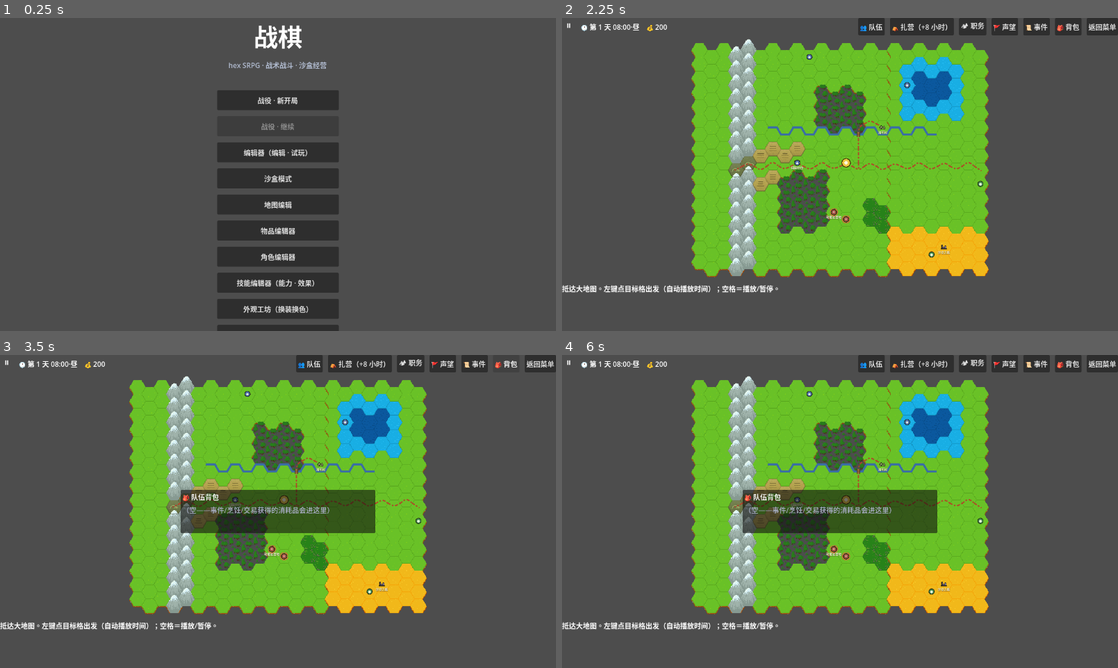
Above: before the commit, frames 1-4 (two rows, left to right).
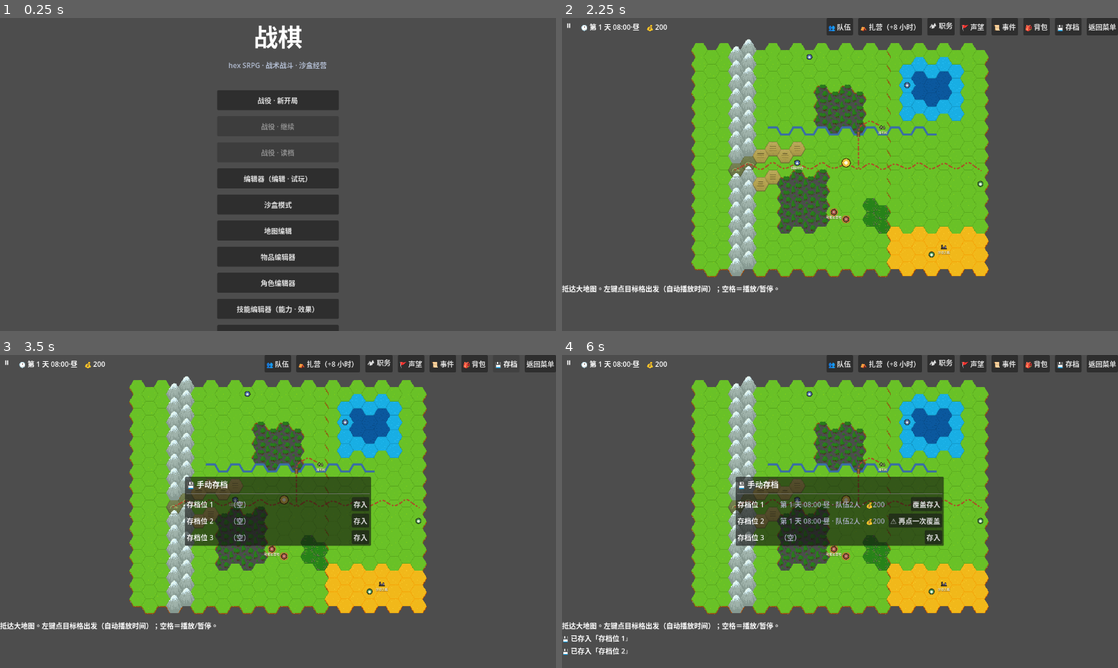
Above: after the commit, the same moments.

Repository: PileErico/SRPG
Game: Godot game, scene res://StartMenu.tscn
Same seed, same stepped clock (60 frames per second), same inputs: the game is played once before the commit and once after it.
Inputs (mouse positions are in pixels of both pictures, inside the frame that each line leads up to):
- Up to frame 1 (0.25 s): no input
- Up to frame 2 (2.25 s): click "战役 · 新开局" at 0.5 s; click "返回菜单" at 1.25 s; click "战役 · 继续" at 2 s
- Up to frame 3 (3.5 s): click (505, 364) at 2.75 s, where only the run after the commit has a clickable "💾 存档"
- Up to frame 4 (6 s): click (923, 505) at 3.5 s, where only the run after the commit has a clickable "存入"; click (917, 505) at 4.25 s, where only the run after the commit has a clickable "覆盖存入"; click (934, 520) at 5 s, where only the run after the commit has a clickable "存入"; click (917, 520) at 5.75 s, where only the run after the commit has a clickable "覆盖存入"

The runs differ from the first frame. In frame 1, 1.0% of the frame differs, in the area x 42-57%, y 42-95%; in frame 2, 0.8%; in frame 3, 4.7%; in frame 4, 6.0%, in the area x 0-93%, y 0-96%.

Commit message:
feat(存档): 手动存档+多槽位 + 原子写/损坏回退（技改提案波B-4 兑现）
SaveIO：
- 原子写：.tmp → 旧档转 .bak（一级回滚）→ rename 顶正位——写一半崩电/崩进程
  正档或 .bak 至少一份完好，「继续战役」永不因半截 JSON 变灰
- load_campaign 主档缺失/损坏自动回退 .bak（响亮警告）；delete_slot 连 .bak 清
- MANUAL_SLOTS（save1~3 单一源）+ slot_info 速览（clock/party/gold/ironman，
  不构建 WorldState 直读 JSON 键）
UI：
- Overworld 顶栏「💾 存档」面板：每槽速览（第N天·队伍X人·💰Z）+ 占用槽两段
  确认覆盖；铁人模式禁手动（仅自动档）；自动存档路径不变
- StartMenu「战役 · 读档」：自动档+手动槽列速览逐行读取；「继续」仍读自动档

新测试 test_saveio.gd（第 40 套）：首存无 bak/重存产生 bak/主档写坏回退读旧版/
无 tmp 残留/删槽连清/槽位单一源；40/40 全绿 + 三场景冒烟干净。

Co-Authored-By: Claude Fable 5 <noreply@anthropic.com>

Diff:
--- a/Overworld.gd
+++ b/Overworld.gd
@@ -858,6 +858,10 @@
 	bag_b.text = "🎒 背包"
 	bag_b.pressed.connect(_open_inventory_panel)
 	top.add_child(bag_b)
+	var save_b := Button.new()
+	save_b.text = "💾 存档"
+	save_b.pressed.connect(_open_save_panel)
+	top.add_child(save_b)
 	var menu_b := Button.new()
 	menu_b.text = "返回菜单"
 	menu_b.pressed.connect(_on_back_to_menu)
@@ -898,6 +902,73 @@
 func _log_line(text: String) -> void:
 	if _log != null:
 		_log.append_text(text + "\n")
+
+# ============ 💾 手动存档（多槽位；铁人模式禁手动＝仅自动档）============
+
+var _save_popup: PopupPanel
+var _save_confirm_slot := ""   # 覆盖确认二段态：非空＝该槽等待第二次点击确认
+
+# 存档面板：每手动槽一行（槽名 + 速览〔第N天·队伍X人·金Z〕/（空））+「存入」；占用槽两段确认防误覆盖。
+func _open_save_panel() -> void:
+	_save_confirm_slot = ""
+	_rebuild_save_panel()
+
+func _rebuild_save_panel() -> void:
+	if _save_popup != null and is_instance_valid(_save_popup):
+		_save_popup.queue_free()
+	var ui = CampaignUI.popup(420)
+	_save_popup = ui["popup"]
+	var v: VBoxContainer = ui["box"]
+	var title := Label.new()
+	title.text = "💾 手动存档"
+	title.add_theme_font_size_override("font_size", 18)
+	v.add_child(title)
+	v.add_child(HSeparator.new())
+	var ws = WorldState.current
+	if ws == null:
+		v.add_child(CampaignUI.muted("（无进行中的战役）"))
+	elif ws.ironman:
+		v.add_child(CampaignUI.muted("铁人模式：仅自动存档，不可手动存/读"))
+	else:
+		for slot in SaveIO.MANUAL_SLOTS:
+			v.add_child(_save_slot_row(str(slot)))
+	add_child(_save_popup)
+	_save_popup.popup_centered()
+
+func _save_slot_row(slot: String) -> HBoxContainer:
+	var row := HBoxContainer.new()
+	row.add_theme_constant_override("separation", 8)
+	var info := SaveIO.slot_info(slot)
+	var name_l := Label.new()
+	name_l.text = "存档位 %s" % slot.trim_prefix("save")
+	name_l.custom_minimum_size = Vector2(90, 0)
+	row.add_child(name_l)
+	var desc := CampaignUI.muted(_slot_desc(info))
+	desc.size_flags_horizontal = Control.SIZE_EXPAND_FILL
+	row.add_child(desc)
+	var b := Button.new()
+	var occupied := not info.is_empty()
+	b.text = ("⚠ 再点一次覆盖" if _save_confirm_slot == slot else ("覆盖存入" if occupied else "存入"))
+	b.pressed.connect(func():
+		if occupied and _save_confirm_slot != slot:
+			_save_confirm_slot = slot   # 两段确认：首点亮警示、再点才写
+			_rebuild_save_panel()
+			return
+		_save_confirm_slot = ""
+		if SaveIO.save_campaign(WorldState.current, slot):
+			_log_line("💾 已存入「存档位 %s」" % slot.trim_prefix("save"))
+		else:
+			_log_line("[color=#E07A5A]⚠ 手动存档失败（磁盘/占用/权限？）[/color]")
+		_rebuild_save_panel())
+	row.add_child(b)
+	return row
+
+# 槽位速览人话：「第N天 HH:MM · 队伍X人 · 💰Z」；空槽＝（空）
+func _slot_desc(info: Dictionary) -> String:
+	if info.is_empty():
+		return "（空）"
+	return "%s · 队伍%d人 · 💰%d" % [WorldClock.describe(int(info.get("clock_hours", 0))),
+		int(info.get("party", 0)), int(info.get("gold", 0))]
 
 # 自动存档统一入口：调试兜底档（_transient）不落盘；写失败红字提示（否则玩家以为一直在存、退出才发现丢档）
 func _autosave() -> void:
--- a/SaveIO.gd
+++ b/SaveIO.gd
@@ -8,6 +8,7 @@
 
 const SAVE_DIR := "user://saves"
 const AUTO_SLOT := "auto"   # 自动存档槽名单一源（Overworld 写 / StartMenu「继续」读；⚠️ 测试铁律：测试不得写此槽）
+const MANUAL_SLOTS := ["save1", "save2", "save3"]   # 手动槽位单一源（Overworld 存档面板 / StartMenu 读档列表共用）
 
 static func slot_path(slot: String) -> String:
 	return "%s/%s.json" % [SAVE_DIR, slot]
@@ -17,24 +18,40 @@
 	var s := slot.strip_edges()
 	return s != "" and not s.contains("/") and not s.contains("\\") and not s.contains("..") and not s.contains(":")
 
-# 存档（true=成功）。铁人策略（强制单槽）由调用方按 ws.ironman 决定传哪个 slot，这里不管。
+# 存档（true=成功）。铁人策略（强制单槽+禁手动）由调用方按 ws.ironman 决定，这里不管。
+# 原子写 🔒（技改提案波B-4）：先写 .tmp → 旧档转 .bak（一级回滚）→ rename 顶正位——
+# 写一半崩电/崩进程＝正档或 .bak 至少一份完好，「继续战役」永不因半截 JSON 变灰。
 static func save_campaign(ws, slot: String) -> bool:
 	if ws == null or not _valid_slot(slot):
 		return false
 	DirAccess.make_dir_recursive_absolute(SAVE_DIR)
-	var f := FileAccess.open(slot_path(slot), FileAccess.WRITE)
+	var p := slot_path(slot)
+	var tmp := p + ".tmp"
+	var f := FileAccess.open(tmp, FileAccess.WRITE)
 	if f == null:
 		return false
 	f.store_string(JSON.stringify(ws.to_dict(), "  "))
 	f.close()
-	return true
+	if FileAccess.file_exists(p):
+		if FileAccess.file_exists(p + ".bak"):
+			DirAccess.remove_absolute(p + ".bak")
+		DirAccess.rename_absolute(p, p + ".bak")
+	return DirAccess.rename_absolute(tmp, p) == OK
 
-# 读档：返回 WorldState 实例；缺失/损坏/占用返回 null（调用方兜底）。
+# 读档：返回 WorldState 实例；缺失/损坏/占用 → 自动回退 .bak（响亮警告），双失才 null（调用方兜底）。
 # 只构建不激活：不写 WorldState.current（且 from_dict 无全局副作用，可安全做存档预览）。
 static func load_campaign(slot: String):
 	if not _valid_slot(slot):
 		return null
-	var p := slot_path(slot)
+	var ws = _load_file(slot_path(slot))
+	if ws != null:
+		return ws
+	ws = _load_file(slot_path(slot) + ".bak")
+	if ws != null:
+		push_warning("SaveIO：槽「%s」主档缺失/损坏——已回退上一份 .bak 存档" % slot)
+	return ws
+
+static func _load_file(p: String):
 	if not FileAccess.file_exists(p):
 		return null
 	var f := FileAccess.open(p, FileAccess.READ)
@@ -45,6 +62,28 @@
 	if typeof(d) != TYPE_DICTIONARY:
 		return null
 	return WorldState.from_dict(d)
+
+# 槽位速览（存/读档 UI 用）：直接读 JSON 键不构建 WorldState；空槽/坏档返回 {}。
+static func slot_info(slot: String) -> Dictionary:
+	if not _valid_slot(slot):
+		return {}
+	var p := slot_path(slot)
+	if not FileAccess.file_exists(p):
+		return {}
+	var f := FileAccess.open(p, FileAccess.READ)
+	if f == null:
+		return {}
+	var d = JSON.parse_string(f.get_as_text())
+	f.close()
+	if typeof(d) != TYPE_DICTIONARY:
+		return {}
+	return {
+		"clock_hours": int(d.get("clock_hours", 0)),
+		"party": (d.get("roster", []) as Array).size() if typeof(d.get("roster", [])) == TYPE_ARRAY else 0,
+		"gold": int(d.get("gold", 0)),
+		"ironman": bool(d.get("ironman", false)),
+		"mtime": FileAccess.get_modified_time(p),
+	}
 
 # 列出现有存档槽名（不含 .json 后缀），按文件名排序。
 static func list_slots() -> Array:
@@ -62,6 +101,8 @@
 	if not _valid_slot(slot):
 		return false
 	var p := slot_path(slot)
+	if FileAccess.file_exists(p + ".bak"):
+		DirAccess.remove_absolute(p + ".bak")   # 删槽连 .bak 一起清
 	if not FileAccess.file_exists(p):
 		return false
 	return DirAccess.remove_absolute(p) == OK
--- a/StartMenu.gd
+++ b/StartMenu.gd
@@ -7,6 +7,9 @@
 const SaveIO := preload("res://SaveIO.gd")
 const GameSettings := preload("res://GameSettings.gd")
 const SettingsOverlay := preload("res://Settings.gd")
+const WorldClock := preload("res://WorldClock.gd")   # 读档面板速览（第N天 HH:MM）
+
+var _load_popup: PopupPanel   # 读档选档面板（懒建）
 
 func _ready() -> void:
 	# 回到菜单＝退出战役语义：清 current（活档已由 Overworld 落盘、「继续」从磁盘重读，保留无收益）。
@@ -38,6 +41,7 @@
 	box.add_child(_spacer(18))
 	box.add_child(_menu_button("战役 · 新开局", _on_new_campaign, false))
 	box.add_child(_menu_button("战役 · 继续", _on_continue_campaign, not SaveIO.list_slots().has(SaveIO.AUTO_SLOT)))
+	box.add_child(_menu_button("战役 · 读档", _on_load_campaign, SaveIO.list_slots().is_empty()))
 	box.add_child(_menu_button("编辑器（编辑 · 试玩）", _on_game, false))
 	box.add_child(_menu_button("沙盒模式", _on_sandbox, false))
 	box.add_child(_menu_button("地图编辑", _on_map_editor, false))
@@ -69,9 +73,60 @@
 	get_tree().change_scene_to_file("res://Overworld.tscn")
 
 func _on_continue_campaign() -> void:
-	var ws = SaveIO.load_campaign(SaveIO.AUTO_SLOT)
+	_load_slot(SaveIO.AUTO_SLOT)
+
+# 读档选档面板：自动档 + 手动槽逐行（速览＋读取按钮）；空槽不列。
+func _on_load_campaign() -> void:
+	if _load_popup != null and is_instance_valid(_load_popup):
+		_load_popup.queue_free()
+	_load_popup = PopupPanel.new()
+	var v := VBoxContainer.new()
+	v.custom_minimum_size = Vector2(430, 0)
+	v.add_theme_constant_override("separation", 8)
+	_load_popup.add_child(v)
+	var title := Label.new()
+	title.text = "读取存档"
+	title.add_theme_font_size_override("font_size", 18)
+	v.add_child(title)
+	v.add_child(HSeparator.new())
+	var slots: Array = [SaveIO.AUTO_SLOT]
+	slots.append_array(SaveIO.MANUAL_SLOTS)
+	var listed := 0
+	for slot in slots:
+		var info: Dictionary = SaveIO.slot_info(str(slot))
+		if info.is_empty():
+			continue
+		listed += 1
+		var row := HBoxContainer.new()
+		row.add_theme_constant_override("separation", 8)
+		var name_l := Label.new()
+		name_l.text = "自动档" if str(slot) == SaveIO.AUTO_SLOT else "存档位 %s" % str(slot).trim_prefix("save")
+		name_l.custom_minimum_size = Vector2(90, 0)
+		row.add_child(name_l)
+		var desc := Label.new()
+		desc.text = "%s · 队伍%d人 · 💰%d%s" % [WorldClock.describe(int(info.get("clock_hours", 0))),
+			int(info.get("party", 0)), int(info.get("gold", 0)),
+			"　🔒铁人" if bool(info.get("ironman", false)) else ""]
+		desc.add_theme_color_override("font_color", Color(0.65, 0.7, 0.78))
+		desc.size_flags_horizontal = Control.SIZE_EXPAND_FILL
+		row.add_child(desc)
+		var b := Button.new()
+		b.text = "读取"
+		b.pressed.connect(_load_slot.bind(str(slot)))
+		row.add_child(b)
+		v.add_child(row)
+	if listed == 0:
+		var none := Label.new()
+		none.text = "（暂无可读存档）"
+		none.add_theme_color_override("font_color", Color(0.6, 0.6, 0.6))
+		v.add_child(none)
+	add_child(_load_popup)
+	_load_popup.popup_centered()
+
+func _load_slot(slot: String) -> void:
+	var ws = SaveIO.load_campaign(slot)
 	if ws == null:
-		push_warning("StartMenu：自动档读取失败")
+		push_warning("StartMenu：存档「%s」读取失败（主档与 .bak 双失）" % slot)
 		return
 	WorldState.activate(ws)
 	get_tree().change_scene_to_file("res://Overworld.tscn")
--- /dev/null
+++ b/tools/test_saveio.gd
@@ -0,0 +1,46 @@
+extends SceneTree
+## SaveIO 存档健壮性（2026-07-12 手动存档+原子写落地；技改提案波B-4 兑现）回归：
+##  · 原子写：首存无 .bak → 重存产生 .bak（上一版本）→ 无 .tmp 残留
+##  · 损坏回退：主档写坏 → load_campaign 自动回退 .bak（响亮警告、读到上一版本）
+##  · slot_info 速览（clock_hours/party/gold/ironman）；delete_slot 连 .bak 清；MANUAL_SLOTS 单一源
+## ⚠ 测试铁律：不碰 auto 槽——用独立槽名 t_saveio。
+## 运行：..._console.exe --headless --path "D:/1战棋" -s res://tools/test_saveio.gd（退出码 0=PASS）
+
+const WorldState := preload("res://WorldState.gd")
+const SaveIO := preload("res://SaveIO.gd")
+
+const SLOT := "t_saveio"
+
+var _fail := 0
+func ck(c: bool, m: String) -> void:
+	if not c:
+		_fail += 1
+		push_error("[FAIL] " + m)
+
+func _initialize() -> void:
+	print("=== SaveIO 原子写/回退 测试开始 ===")
+	SaveIO.delete_slot(SLOT)
+	var ws = WorldState.new()
+	ws.gold = 111
+	ws.clock_hours = 30
+	ck(SaveIO.save_campaign(ws, SLOT), "首存成功")
+	ck(not FileAccess.file_exists(SaveIO.slot_path(SLOT) + ".bak"), "首存无 .bak")
+	ws.gold = 222
+	ck(SaveIO.save_campaign(ws, SLOT), "重存成功")
+	ck(FileAccess.file_exists(SaveIO.slot_path(SLOT) + ".bak"), "重存产生 .bak（上一版本）")
+	var info: Dictionary = SaveIO.slot_info(SLOT)
+	ck(int(info.get("gold", -1)) == 222 and int(info.get("clock_hours", -1)) == 30, "slot_info 主档速览（gold/clock）")
+	var f := FileAccess.open(SaveIO.slot_path(SLOT), FileAccess.WRITE)
+	f.store_string("{broken json")   # 模拟写一半崩：主档变半截
+	f.close()
+	var back = SaveIO.load_campaign(SLOT)
+	ck(back != null and int(back.gold) == 111, "主档损坏 → 自动回退 .bak（读到上一版本）")
+	ck(not FileAccess.file_exists(SaveIO.slot_path(SLOT) + ".tmp"), "无 .tmp 残留")
+	ck(SaveIO.delete_slot(SLOT), "删槽成功")
+	ck(not FileAccess.file_exists(SaveIO.slot_path(SLOT) + ".bak"), "删槽连 .bak 清")
+	ck(SaveIO.MANUAL_SLOTS.size() >= 3 and not SaveIO.MANUAL_SLOTS.has(SaveIO.AUTO_SLOT), "手动槽位单一源（≥3 且不含 auto）")
+	if _fail == 0:
+		print("=== 全 PASS ===")
+	else:
+		print("=== 失败 %d 项 ===" % _fail)
+	quit(_fail)
Not shown, changed: CLAUDE.md
Not shown, changed: docs/实现现状.md
Not shown, changed: docs/技术改进提案_2026-07-11.md
Not shown, changed: docs/架构.md
